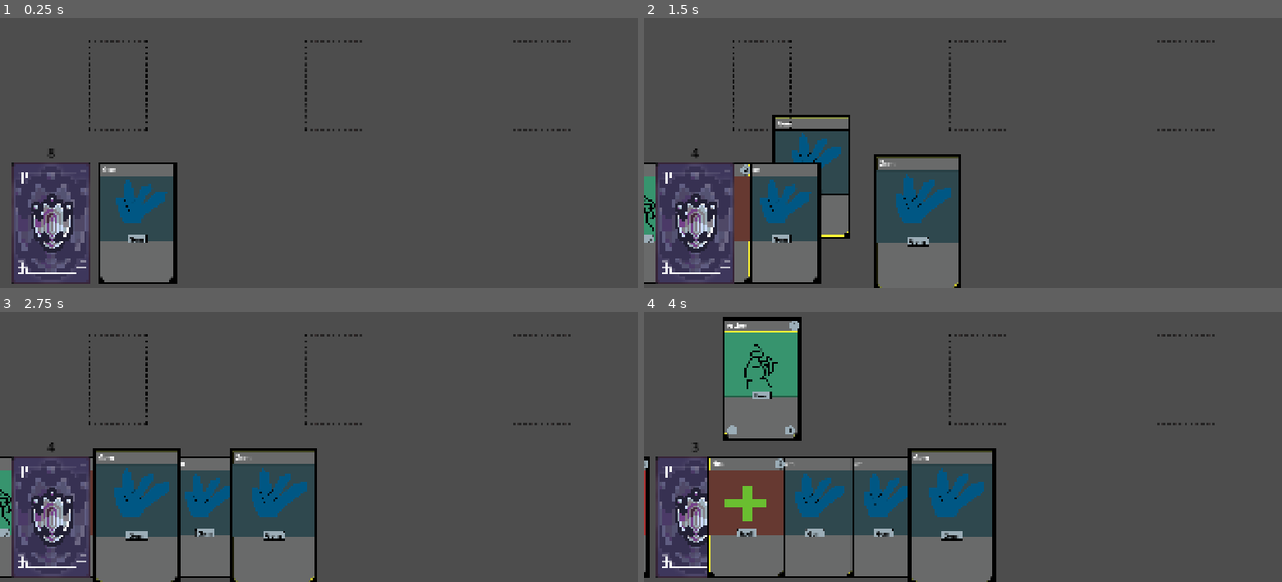
Above: before the commit, frames 1-4 (two rows, left to right).
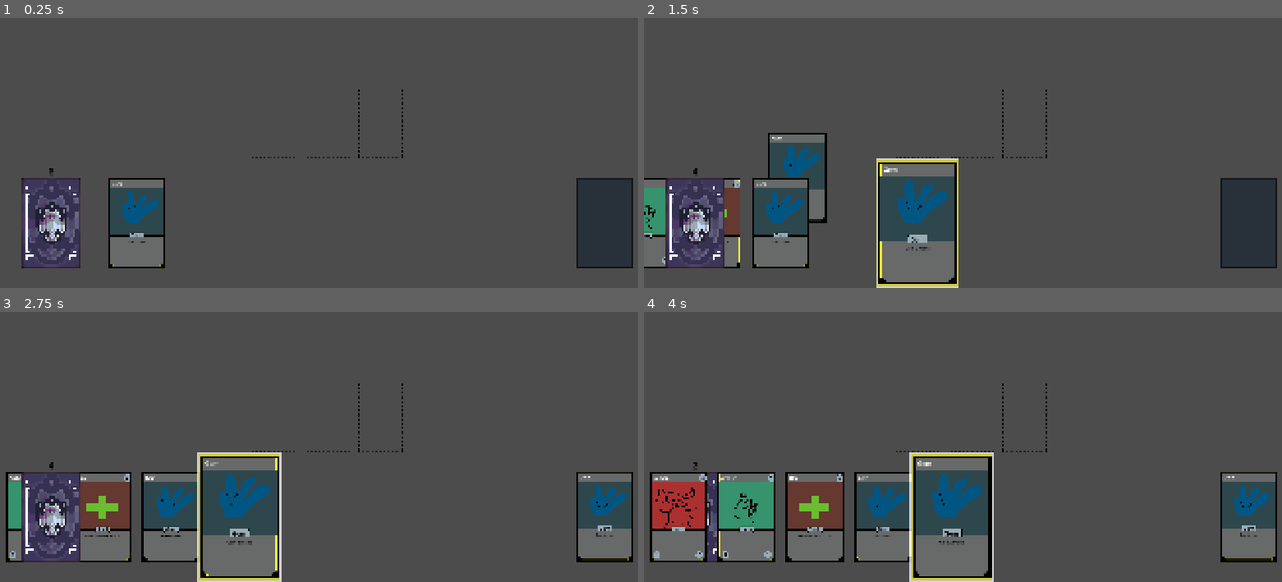
Above: after the commit, the same moments.

Repository: SevvyP/card-game
Game: Godot game, scene res://scenes/main.tscn
Two runs of this game, one before a commit and one after it. Both use one fixed random seed, a clock stepped at 60 frames per second and the inputs below.
Inputs (mouse positions are in pixels of both pictures, inside the frame that each line leads up to):
- Up to frame 1 (0.25 s): no input
- Up to frame 2 (1.5 s): drag from (816, 223) to (758, 85) at 0.52 s; drag from (816, 223) to (758, 85) at 1.27 s
- Up to frame 3 (2.75 s): move the mouse to (133, 517) at 2.02 s; click (133, 517) at 2.17 s
- Up to frame 4 (4 s): tap Enter at 2.75 s; drag from (714, 517) to (758, 379) at 2.77 s; tap Space at 3.5 s; drag from (675, 517) to (758, 379) at 3.52 s

The runs differ from the first frame. In frame 1, 11% of the frame differs, in the area x 1-100%, y 8-99%; in frame 2, 17%; in frame 3, 20%; in frame 4, 26%, in the area x 0-100%, y 1-100%.

Commit message:
feat: play cards and discard

Diff:
--- a/prefabs/card.tscn
+++ b/prefabs/card.tscn
@@ -4,6 +4,7 @@
 [ext_resource type="Texture2D" uid="uid://bi7tla2fxjq6x" path="res://sprites/knight.png" id="2_8m1pn"]
 [ext_resource type="Texture2D" uid="uid://chjc55rtmj82c" path="res://sprites/card_frame_hero_demo.png" id="3_hyht8"]
 [ext_resource type="Texture2D" uid="uid://b4lneag1ihf1w" path="res://sprites/card_back.png" id="5_hdhns"]
+[ext_resource type="Texture2D" uid="uid://bgysgp7leytk3" path="res://sprites/card_frame_highlight.png" id="6_fsik0"]
 
 [sub_resource type="RectangleShape2D" id="RectangleShape2D_qhxmq"]
 size = Vector2(512, 800)
@@ -20,7 +21,7 @@
 "times": PackedFloat32Array(0),
 "transitions": PackedFloat32Array(1),
 "update": 0,
-"values": [Vector2(3.7500002, 3.3125002)]
+"values": [Vector2(1, 1)]
 }
 tracks/1/type = "value"
 tracks/1/imported = false
@@ -242,7 +243,6 @@
 
 [node name="card_image" type="Sprite2D" parent="." unique_id=1979416769]
 position = Vector2(0, -96.00001)
-scale = Vector2(3.7500002, 3.3125002)
 texture = ExtResource("2_8m1pn")
 
 [node name="card_frame" type="Sprite2D" parent="." unique_id=115553767]
@@ -293,6 +293,16 @@
 theme_override_font_sizes/normal_font_size = 40
 text = "Name"
 
+[node name="ability" type="RichTextLabel" parent="." unique_id=1240797613]
+modulate = Color(0, 0, 0, 1)
+offset_left = -224.0
+offset_top = 144.0
+offset_right = 224.0
+offset_bottom = 296.0
+theme_override_font_sizes/normal_font_size = 27
+bbcode_enabled = true
+text = "[center]Lorem ipsum dolor sit amet, consectetur adipiscing elit, sed do eiusmod tempor incididunt ut labore et dolore magna aliqua.[/center]"
+
 [node name="CollisionShape2D" type="CollisionShape2D" parent="." unique_id=573886070]
 shape = SubResource("RectangleShape2D_qhxmq")
 
@@ -304,5 +314,9 @@
 scale = Vector2(0.2, 1)
 texture = ExtResource("5_hdhns")
 
+[node name="card_frame_highlight" type="Sprite2D" parent="." unique_id=988303169]
+modulate = Color(1, 1, 1, 0.7529412)
+texture = ExtResource("6_fsik0")
+
 [connection signal="mouse_entered" from="." to="." method="_on_mouse_entered"]
 [connection signal="mouse_exited" from="." to="." method="_on_mouse_exited"]
--- /dev/null
+++ b/prefabs/discard.tscn
@@ -0,0 +1,15 @@
+[gd_scene format=3 uid="uid://xwlkpw2d2iyh"]
+
+[ext_resource type="Texture2D" uid="uid://lj37mn04lvjm" path="res://sprites/deck_slot.png" id="1_q2jkr"]
+
+[sub_resource type="RectangleShape2D" id="RectangleShape2D_31sbn"]
+size = Vector2(512, 800)
+
+[node name="Area2D" type="Area2D" unique_id=855899129]
+metadata/_edit_group_ = true
+
+[node name="Sprite2D" type="Sprite2D" parent="." unique_id=1536455455]
+texture = ExtResource("1_q2jkr")
+
+[node name="CollisionShape2D" type="CollisionShape2D" parent="." unique_id=328809409]
+shape = SubResource("RectangleShape2D_31sbn")
--- a/project.godot
+++ b/project.godot
@@ -13,6 +13,7 @@
 config/name="card game"
 run/main_scene="uid://c2guto54rsgbr"
 config/features=PackedStringArray("4.7", "Forward Plus")
+run/max_fps=60
 config/icon="res://icon.svg"
 
 [display]
@@ -30,3 +31,4 @@
 [rendering]
 
 rendering_device/driver.windows="d3d12"
+viewport/hdr_2d=true
--- a/scenes/main.tscn
+++ b/scenes/main.tscn
@@ -6,6 +6,8 @@
 [ext_resource type="PackedScene" uid="uid://d0jvhkthbew38" path="res://prefabs/deck.tscn" id="4_jyhfs"]
 [ext_resource type="Script" uid="uid://dr8jf36ye1e7c" path="res://scripts/deck.gd" id="5_tbgi4"]
 [ext_resource type="Script" uid="uid://cq1u5i80bo8kn" path="res://scripts/input_manager.gd" id="6_tefeu"]
+[ext_resource type="PackedScene" uid="uid://xwlkpw2d2iyh" path="res://prefabs/discard.tscn" id="7_o6xl0"]
+[ext_resource type="Script" uid="uid://ccwqbqorpxeio" path="res://scripts/discard.gd" id="8_tipki"]
 
 [node name="main" type="Node2D" unique_id=734653755]
 
@@ -19,20 +21,28 @@
 script = ExtResource("6_tefeu")
 
 [node name="card_slot" parent="." unique_id=937472320 instance=ExtResource("3_sugp2")]
-position = Vector2(344.00006, 488)
-scale = Vector2(0.33, 0.33)
+position = Vector2(800, 600)
+scale = Vector2(0.25, 0.25)
 
 [node name="card_slot2" parent="." unique_id=1557605601 instance=ExtResource("3_sugp2")]
-position = Vector2(1584, 488)
-scale = Vector2(0.33, 0.33)
+position = Vector2(1112, 600)
+scale = Vector2(0.25, 0.25)
 
 [node name="card_slot3" parent="." unique_id=673255924 instance=ExtResource("3_sugp2")]
-position = Vector2(976, 488)
-scale = Vector2(0.33, 0.33)
+position = Vector2(960, 600)
+scale = Vector2(0.25, 0.25)
 
 [node name="deck" parent="." unique_id=740016635 instance=ExtResource("4_jyhfs")]
 position = Vector2(150, 890)
-scale = Vector2(0.45, 0.45)
+scale = Vector2(0.33, 0.33)
 collision_layer = 4
 collision_mask = 4
 script = ExtResource("5_tbgi4")
+
+[node name="discard" parent="." unique_id=855899129 instance=ExtResource("7_o6xl0")]
+z_index = -1
+position = Vector2(1768.0001, 888)
+scale = Vector2(0.33, 0.33)
+collision_layer = 8
+collision_mask = 8
+script = ExtResource("8_tipki")
--- a/scripts/card.gd
+++ b/scripts/card.gd
@@ -6,21 +6,23 @@
 var position_in_hand
 var current_card_slot
 var type
+var highlighted : bool
 
 # Called when the node enters the scene tree for the first time.
 func _ready() -> void:
 	# all cards must be a child of card manager or this will error
 	get_parent().connect_card_signals(self)
 
-
 # Called every frame. 'delta' is the elapsed time since the previous frame.
-func _process(delta: float) -> void:
+func _process(_delta: float) -> void:
+	if highlighted:
+		get_node("card_frame_highlight").visible = true
+	else:
+		get_node("card_frame_highlight").visible = false
 	pass
-
 
 func _on_mouse_entered() -> void:
 	emit_signal("hovered", self)
 
-
 func _on_mouse_exited() -> void:
 	emit_signal("hovered_off", self)
--- a/scripts/card_database.gd
+++ b/scripts/card_database.gd
@@ -1,8 +1,8 @@
-const CARDS = { # attack, health, cost, type, image path
-	"Knight": 	[2, 3, 2, "Hero", "res://sprites/knight.png"],
-	"Archer": 	[1, 1, 1, "Hero", "res://sprites/archer.png"],
-	"Demon": 	[5, 7, 4, "Hero", "res://sprites/demon.png"],
-	"Fireball": [null, null, 2, "Spell", "res://sprites/fireball.png"],
-	"Heal": [null, null, 2, "Spell", "res://sprites/heal.png"],
-	"Gem": [null, null, null, "Gem", "res://sprites/gem.png"]
+const CARDS = { # attack, health, cost, type, ability, image path
+	"Knight": 	[2, 3, 2, "Hero", null, "res://sprites/knight.png"],
+	"Archer": 	[1, 1, 1, "Hero", null, "res://sprites/archer.png"],
+	"Demon": 	[5, 7, 4, "Hero", null, "res://sprites/demon.png"],
+	"Fireball": [null, null, 2, "Spell", "Deal 5 damage to an enemy", "res://sprites/fireball.png"],
+	"Heal": [null, null, 2, "Spell", "Heal an allay up to 5 HP", "res://sprites/heal.png"],
+	"Gem": [null, null, null, "Gem", "Gain 2 mana", "res://sprites/gem.png"]
 }
--- a/scripts/card_manager.gd
+++ b/scripts/card_manager.gd
@@ -3,33 +3,42 @@
 const COLLISION_MASK_CARD = 1
 const COLLISION_MASK_CARD_SLOT = 2
 const DEFAULT_CARD_MOVE_SPEED = 0.1
-const DEFAULT_CARD_SCALE = Vector2(0.45, 0.45)
-const HOVERED_CARD_SCALE = Vector2(0.5, 0.5)
-const SLOTTED_CARD_SCALE = Vector2(0.33, 0.33)
+const DEFAULT_CARD_SCALE = Vector2(0.33, 0.33)
+const HOVERED_CARD_SCALE = Vector2(0.45, 0.45)
+const SLOTTED_CARD_SCALE = Vector2(0.25, 0.25)
+const CAST_SPELL_Y_VALUE = 512
 
 var card_being_dragged : Area2D
 var screen_size : Vector2
-var offset = Vector2(0,0)
 var is_hovering_on_card : bool
 var player_hand_reference
+var discard_reference
 
 # Called when the node enters the scene tree for the first time.
 func _ready() -> void:
 	screen_size = get_viewport_rect().size
 	player_hand_reference = $"../player_hand"
+	discard_reference = $"../discard"
 	$"../input_manager".connect("left_mouse_button_released", on_left_click_released)
 
 # Called every frame. 'delta' is the elapsed time since the previous frame.
-func _process(delta: float) -> void:
+func _process(_delta: float) -> void:
 	if card_being_dragged:
 		var mouse_pos =  get_global_mouse_position()
 		card_being_dragged.position = Vector2(clamp(mouse_pos.x, 0, screen_size.x),
-			clamp(mouse_pos.y, 0, screen_size.y)) - offset
+			clamp(mouse_pos.y, 0, screen_size.y))
+		# effect on spell cards to let player know they're being cast
+		var card_slot_found = raycast_check_for_card_slot()
+		if card_being_dragged.position.y < CAST_SPELL_Y_VALUE and not card_being_dragged.type == "Hero":
+			card_being_dragged.highlighted = true
+		elif card_slot_found and not card_slot_found.card_in_slot and card_being_dragged.type == "Hero":
+			card_being_dragged.highlighted = true
+		else:
+			card_being_dragged.highlighted = false
 
 func start_drag(card):
 	card_being_dragged = card
 	card.scale = DEFAULT_CARD_SCALE
-	offset = get_global_mouse_position() - card.position
 
 func finish_drag():
 	card_being_dragged.scale = HOVERED_CARD_SCALE
@@ -41,8 +50,13 @@
 		card_being_dragged.get_node("CollisionShape2D").disabled = true
 		card_slot_found.card_in_slot = true
 		card_being_dragged.scale = SLOTTED_CARD_SCALE
+		card_being_dragged.highlighted = false
 		card_being_dragged.current_card_slot = card_slot_found
 		card_being_dragged.z_index = -1
+		is_hovering_on_card = false
+	elif card_being_dragged.position.y < CAST_SPELL_Y_VALUE and not card_being_dragged.type == "Hero":
+		# cast spell
+		discard(card_being_dragged)
 	else:
 		player_hand_reference.add_card_to_hand(card_being_dragged, DEFAULT_CARD_MOVE_SPEED)
 	card_being_dragged = null
@@ -58,20 +72,22 @@
 func on_hovered_over_card(card):
 	if !is_hovering_on_card:
 		is_hovering_on_card = true
-		highlight_card(card, true)
+		enlarge_hovered_card(card, true)
 
 func on_hovered_off_card(card):
 	if !card.current_card_slot:
 		if !card_being_dragged:
-			highlight_card(card, false)
+			enlarge_hovered_card(card, false)
 			# check if user hovered off card staight onto another card
 			var new_card_hovered = raycast_check_for_card()
 			if new_card_hovered:
-				highlight_card(new_card_hovered, true)
+				enlarge_hovered_card(new_card_hovered, true)
 			else:
 				is_hovering_on_card = false
 
-func highlight_card(card, hovered):
+func enlarge_hovered_card(card, hovered):
+	if card.current_card_slot:
+		return
 	if hovered:
 		card.scale = HOVERED_CARD_SCALE
 		card.z_index = 2
@@ -115,3 +131,11 @@
 		return get_card_with_highest_z_index(result)
 	else:
 		return null
+
+func discard(card):
+	discard_reference.send_card_to_discard(card, DEFAULT_CARD_MOVE_SPEED)
+	card_being_dragged.get_node("CollisionShape2D").disabled = true
+	card_being_dragged.highlighted = false
+	card_being_dragged.current_card_slot = "discard"
+	card_being_dragged.scale = DEFAULT_CARD_SCALE
+	is_hovering_on_card = false
--- a/scripts/deck.gd
+++ b/scripts/deck.gd
@@ -4,13 +4,17 @@
 const CARD_DRAW_SPEED = 0.2
 const CARD_SPAWN_POSITION = Vector2(150, 900)
 const STARTING_HAND_SIZE = 5
-const DEFAULT_CARD_SCALE = Vector2(0.45, 0.45)
+const DEFAULT_CARD_SCALE = Vector2(0.33, 0.33)
+const HAND_DEALT_TIMER = 0.3
 
 var player_deck = ["Knight", "Archer", "Demon", "Fireball", "Heal", "Gem", "Gem", "Gem", "Gem"]
 var card_database_reference
 var hero_frame_reference
 var spell_frame_reference
 var gem_frame_reference
+
+# counter variable to assign unique numbers to each card
+var counter = 0
 
 # Called when the node enters the scene tree for the first time.
 func _ready() -> void:
@@ -23,8 +27,7 @@
 
 	for i in range(STARTING_HAND_SIZE):
 		draw_card()
-		await get_tree().create_timer(0.3).timeout
-
+		await get_tree().create_timer(HAND_DEALT_TIMER).timeout
 
 func draw_card():
 	var card_drawn = player_deck.get(0)
@@ -40,10 +43,11 @@
 	$"../card_manager".add_child(new_card)
 
 	# perform these for every card type
-	new_card.name = card_drawn
+	new_card.name = "deck" + "-" + str(counter)
+	counter += 1
 	new_card.get_node("type").text = card_database_reference.CARDS[card_drawn][3]
 	new_card.type = card_database_reference.CARDS[card_drawn][3]
-	new_card.get_node("card_image").texture = load(card_database_reference.CARDS[card_drawn][4])
+	new_card.get_node("card_image").texture = load(card_database_reference.CARDS[card_drawn][5])
 	new_card.get_node("name").text = card_drawn
 
 	# hero cards
@@ -52,26 +56,30 @@
 		new_card.get_node("health").text = str(card_database_reference.CARDS[card_drawn][1])
 		new_card.get_node("cost").text = str(card_database_reference.CARDS[card_drawn][2])
 		new_card.get_node("card_frame").texture = hero_frame_reference
+		new_card.get_node("ability").visible = false
 
 	# spell cards
 	if card_database_reference.CARDS[card_drawn][3] == "Spell":
 		new_card.get_node("cost").text = str(card_database_reference.CARDS[card_drawn][2])
+		new_card.get_node("ability").text = center_text(str(card_database_reference.CARDS[card_drawn][4]))
 		new_card.get_node("card_frame").texture = spell_frame_reference
 		new_card.get_node("attack").visible = false
 		new_card.get_node("health").visible = false
 
 	# gem cards
 	if card_database_reference.CARDS[card_drawn][3] == "Gem":
+		new_card.get_node("ability").text = center_text(str(card_database_reference.CARDS[card_drawn][4]))
 		new_card.get_node("card_frame").texture = gem_frame_reference
 		new_card.get_node("attack").visible = false
 		new_card.get_node("health").visible = false
 		new_card.get_node("cost").visible = false
 
-
 	new_card.position = CARD_SPAWN_POSITION
 	new_card.scale = DEFAULT_CARD_SCALE
 
-
-
 	$"../player_hand".add_card_to_hand(new_card, CARD_DRAW_SPEED)
 	new_card.get_node("flip_animation").play("card_flip")
+
+func center_text(text: String):
+	text = "[center]" + text + "[/center]"
+	return text
--- /dev/null
+++ b/scripts/discard.gd
@@ -0,0 +1,17 @@
+extends Area2D
+
+const DISCARD_PILE_POSITION = Vector2(1768, 888)
+
+var player_hand_reference
+var discard_pile = []
+
+func _ready() -> void:
+	player_hand_reference = $"../player_hand"
+	print(collision_mask)
+
+func send_card_to_discard(card, speed):
+	discard_pile.append(card)
+	player_hand_reference.remove_card_from_hand(card)
+	# move the card to the top of the tree so that it renders over other cards in the pile
+	card.get_parent().move_child(card, -1)
+	player_hand_reference.animate_card_to_position(card, DISCARD_PILE_POSITION, speed)
--- a/scripts/player_hand.gd
+++ b/scripts/player_hand.gd
@@ -26,6 +26,7 @@
 		card.position_in_hand = new_position
 		animate_card_to_position(card, new_position, speed)
 
+
 func calculate_card_position(i):
 	var total_width = (player_hand.size() - 1) * CARD_WIDTH
 	var x_offset = center_screen_x + i * CARD_WIDTH - total_width / 2
Not shown, added: scripts/discard.gd.uid
Binary file added: sprites/card_frame_highlight.png
Not shown, added: sprites/card_frame_highlight.png.import
